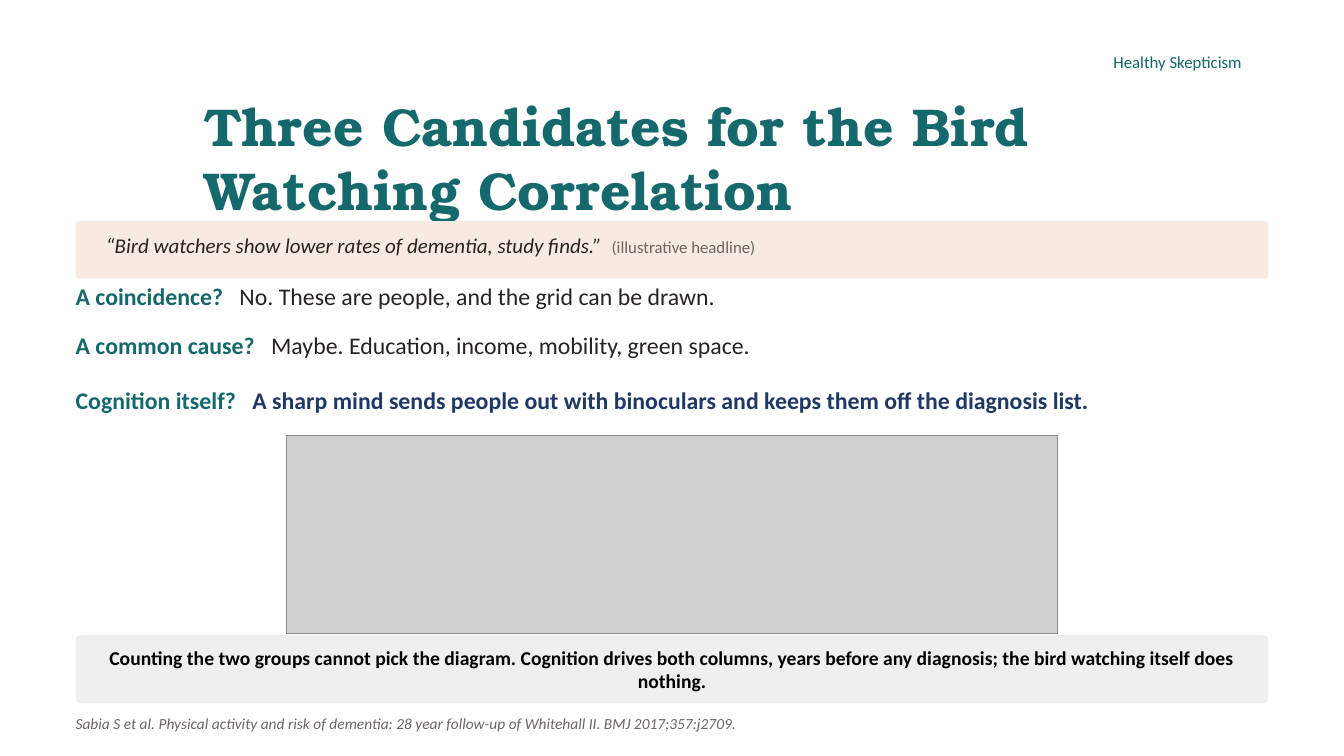
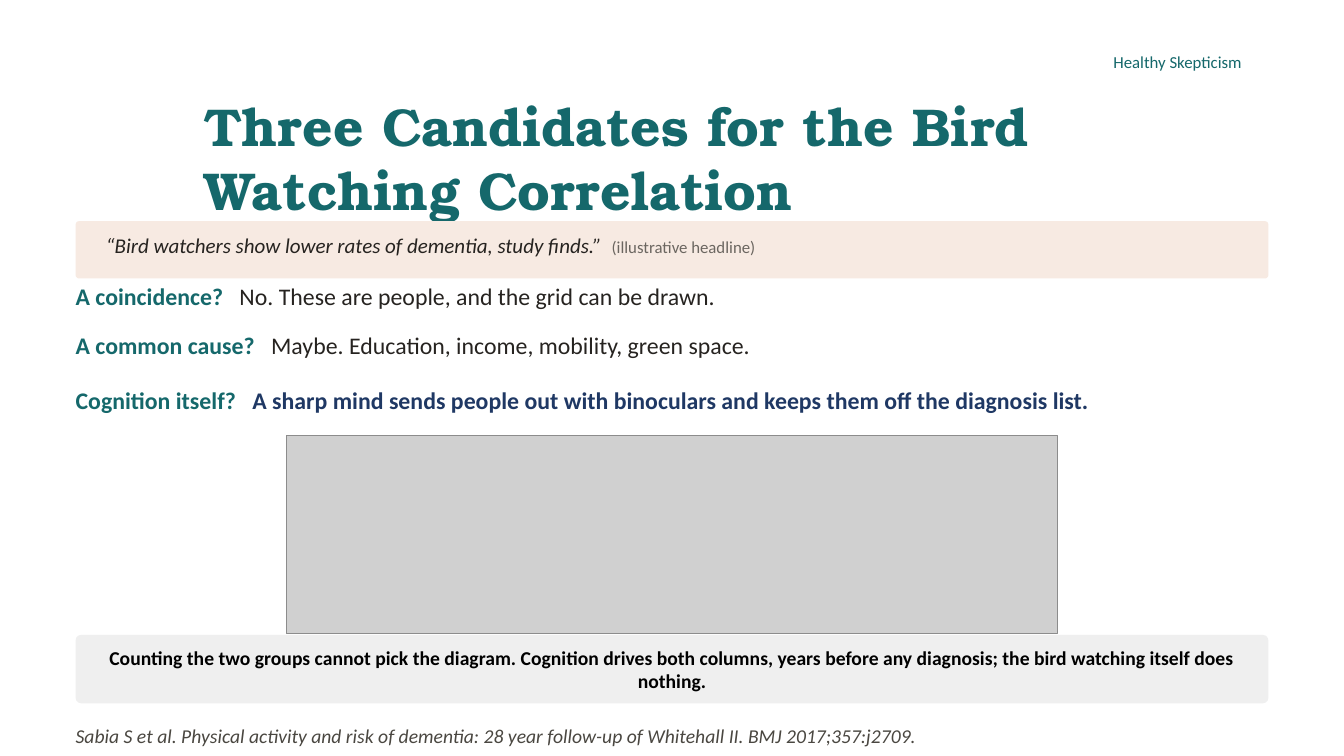
Before and after one commit to murraygmail/healthy-skepticism, a slide deck: slide 18 of materials/Day4.pptx. Drawn at 1344x756 pixels with LibreOffice and Linux fonts; fonts in the diff are those of the drawing; grey boxes stand for pictures; background and template pictures are left out. Boxes give left, top, right and bottom in pixels: in the first picture for what was removed or moved away, otherwise in the second. Text is boxed around its words. In the diff, an @@ line names an element or a change of style, - is before the commit and + after.

```diff
--- a/materials/Day4.pptx
+++ b/materials/Day4.pptx
@@ text "Sabia S et al. Physical ...": place and size @@
-text "Sabia S et al. Physical ..." at [76,718,736,732]
+text "Sabia S et al. Physical ..." at [76,729,915,747]
@@ text "Sabia S et al. Physical ..." at [76,729,915,747]: size 11 to 14 pt, text colour #6B6660 to #4A4741 @@
```
Also in this commit, not shown: 21 other slides changed, 7 other files.
